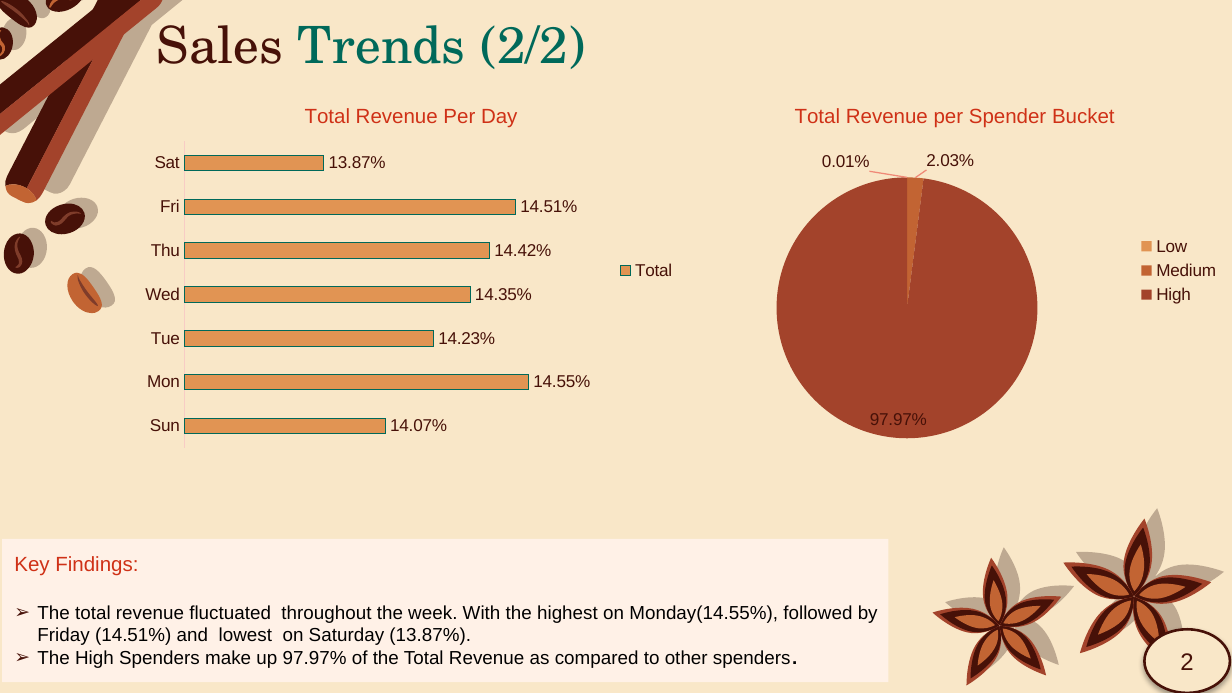
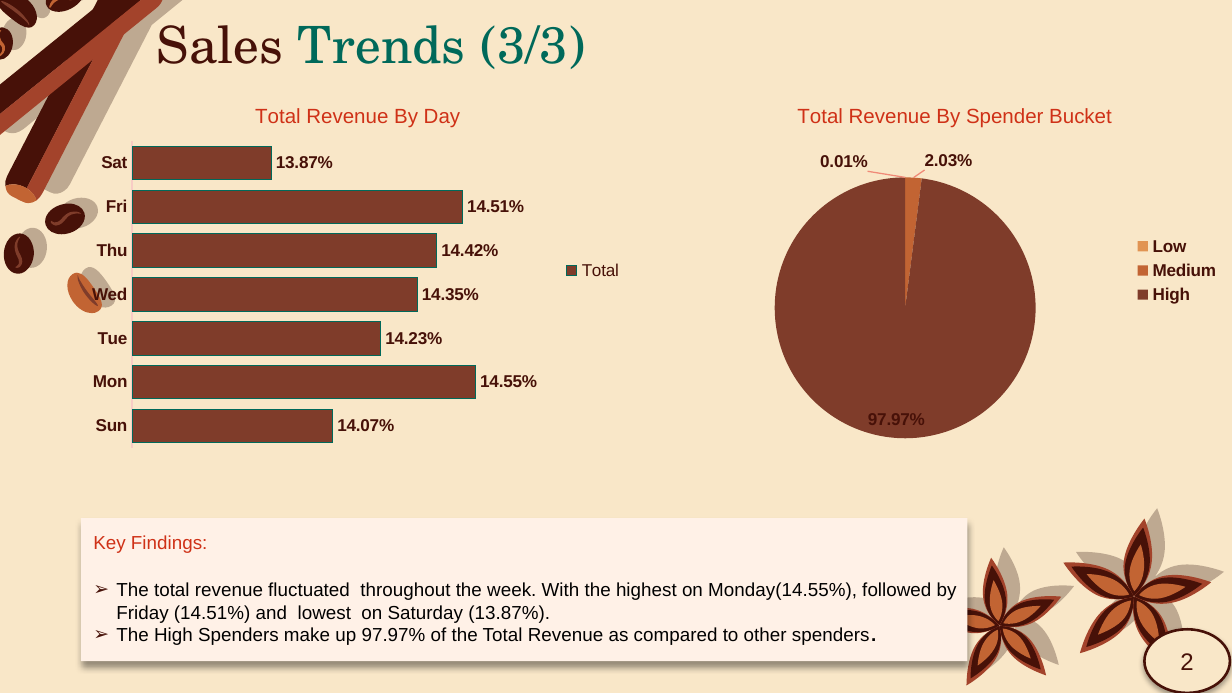
Before and after one commit to KeneilweG/BrightLight_Coffee_Shop_Sales_Case_Study1, a slide deck: slide 5 of Final Output File (Presentation(PowerPoint))/Coffee Shop Sales Presentation.pptx (slide 4 before the commit). Drawn at 1232x693 pixels with LibreOffice and Linux fonts; fonts in the diff are those of the drawing. Boxes give left, top, right and bottom in pixels: in the first picture for what was removed or moved away, otherwise in the second. Text is boxed around its words. In the diff, an @@ line names an element or a change of style, - is before the commit and + after.

```diff
--- a/Final Output File (Presentation(PowerPoint))/Coffee Shop Sales Presentation.pptx
+++ b/Final Output File (Presentation(PowerPoint))/Coffee Shop Sales Presentation.pptx
@@ title at [157, 12, 586, 69]: text changed @@
-Sales Trends (2/2)
+Sales Trends (3/3)
@@ bar chart at [81, 86, 636, 456] @@
@@ title "Total Revenue Per Day " to "Total Revenue By Day " @@
@@ colour of Total #E19453 to #7F3C2A @@
@@ data labels of Total changed @@
@@ category axis changed @@
@@ bar spacing changed @@
@@ bar chart: place and size @@
-bar chart at [134, 86, 689, 456]
+bar chart at [81, 86, 636, 456]
@@ pie chart at [679, 86, 1232, 456] @@
@@ title "Total Revenue per Spender Bucket " to "Total Revenue By Spender Bucket " @@
@@ data labels of Series 1 changed @@
@@ colours of single points changed @@
@@ legend changed @@
@@ subtitle "Key Findings:": place and size @@
-subtitle "Key Findings:" at [2, 538, 890, 681]
+subtitle "Key Findings:" at [81, 519, 968, 662]
@@ subtitle "Key Findings:" at [81, 519, 968, 662]: shadow on @@
@@ subtitle at [93, 535, 207, 553]: size 12 to 11 pt in "Key Findings:" @@
```
Also in this commit, not shown: 8 other slides changed, 1 slide added.
